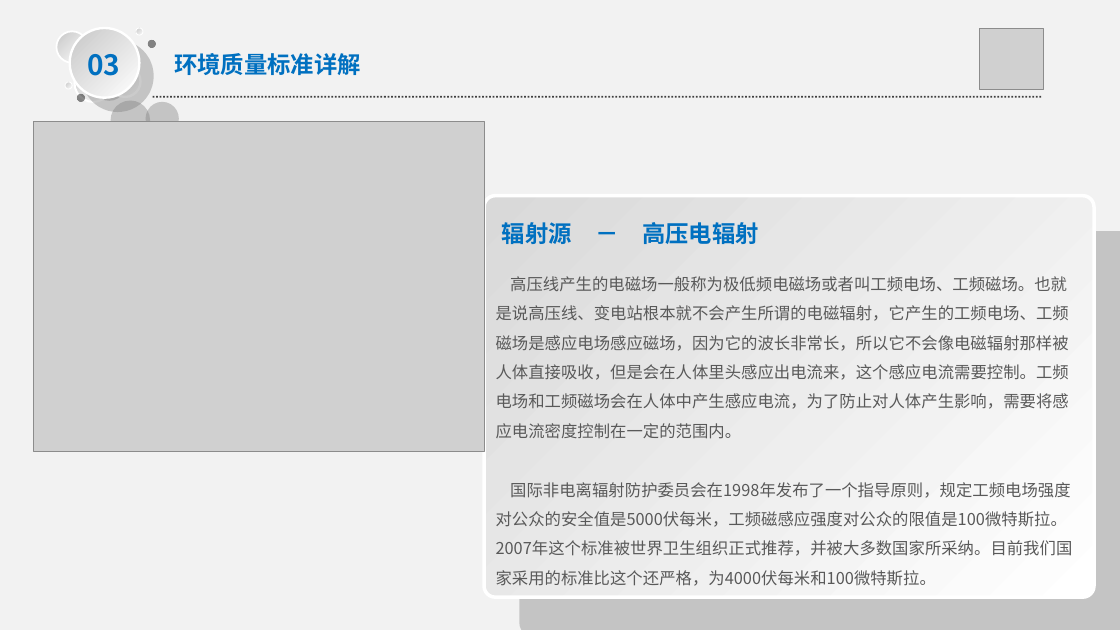
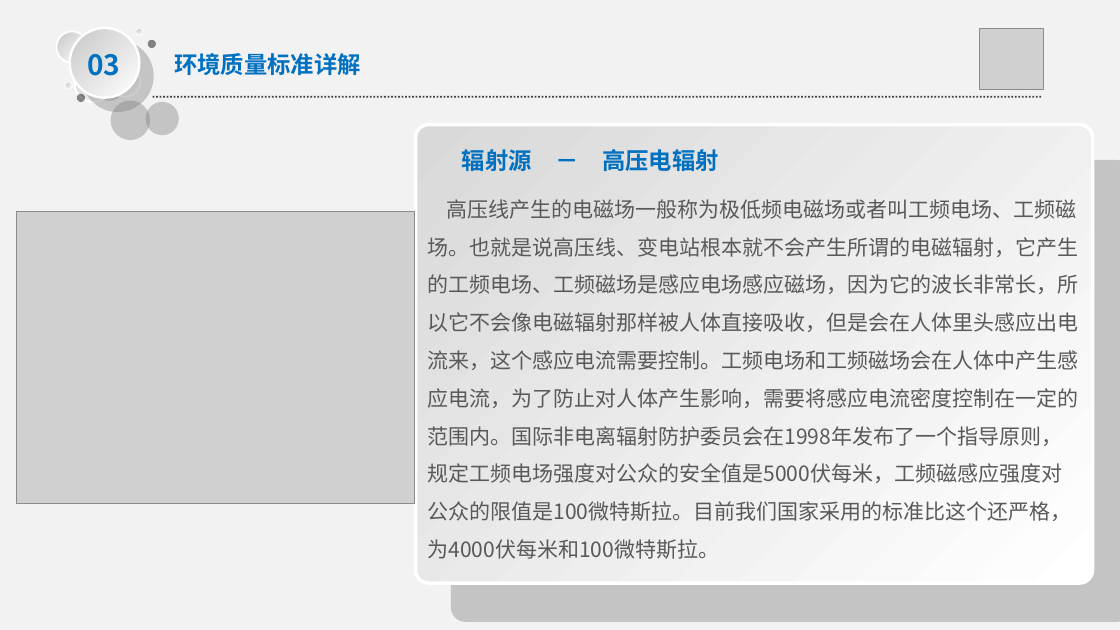
Before and after one commit to PowerYangcl/ddhj, a slide deck: slide 18 of src/main/resource/template/report.ppt (slide 17 before the commit). Drawn at 1120x630 pixels with LibreOffice and Linux fonts; fonts in the diff are those of the drawing; grey boxes stand for pictures. Boxes give left, top, right and bottom in pixels: in the first picture for what was removed or moved away, otherwise in the second. Text is boxed around its words. In the diff, an @@ line names an element or a change of style, - is before the commit and + after.

```diff
--- a/src/main/resource/template/report.ppt
+++ b/src/main/resource/template/report.ppt
@@ rounded rectangle "高压线产生的电磁场一般称为极低频电磁场或者叫工频电场、工频磁场。也就是说高压线、变电站根本就不会产生所谓的电磁辐射，它产 ...": place and size @@
-rounded rectangle "高压线产生的电磁场一般称为极低频电磁场或者叫工频电场、工频磁场。也就是说高压线、变电站根本就不会产生所谓的电磁辐射，它产 ..." at [484, 196, 1093, 597]
+rounded rectangle "高压线产生的电磁场一般称为极低频电磁场或者叫工频电场、工频磁场。也就是说高压线、变电站根本就不会产生所谓的电磁辐射，它产 ..." at [416, 124, 1092, 583]
@@ text "辐射源 － 高压电辐射": place and size @@
-text "辐射源 － 高压电辐射" at [502, 222, 759, 244]
+text "辐射源 － 高压电辐射" at [462, 149, 719, 171]
@@ picture: place and size @@
-picture at [33, 121, 484, 451]
+picture at [16, 212, 414, 504]
@@ text in rounded rectangle at [428, 237, 1116, 559]: text changed; size 14 to 18 pt @@
-高压线产生的电磁场一般称为极低频电磁场或者叫工频电场、工频磁场。也就是说高压线、变电站根本就不会产生所谓的电磁辐射，它产生的工频电场、工频磁场是感应电场感应磁场，因为它的波长非常长，所以它不会像电磁辐射那样被人体直接吸收，但是会在人体里头感应出电流来，这个感应电流需要控制。工频电场和工频磁场会在人体中产生感应电流，为了防止对人体产生影响，需要将感应电流密度控制在一定的范围内。
-国际非电离辐射防护委员会在1998年发布了一个指导原则，规定工频电场强度对公众的安全值是5000伏每米，工频磁感应强度对公众的限值是100微特斯拉。2007年这个标准被世界卫生组织正式推荐，并被大多数国家所采纳。目前我们国家采用的标准比这个还严格，为4000伏每米和100微特斯拉。
+高压线产生的电磁场一般称为极低频电磁场或者叫工频电场、工频磁场。也就是说高压线、变电站根本就不会产生所谓的电磁辐射，它产生的工频电场、工频磁场是感应电场感应磁场，因为它的波长非常长，所以它不会像电磁辐射那样被人体直接吸收，但是会在人体里头感应出电流来，这个感应电流需要控制。工频电场和工频磁场会在人体中产生感应电流，为了防止对人体产生影响，需要将感应电流密度控制在一定的范围内。国际非电离辐射防护委员会在1998年发布了一个指导原则，规定工频电场强度对公众的安全值是5000伏每米，工频磁感应强度对公众的限值是100微特斯拉。目前我们国家采用的标准比这个还严格，为4000伏每米和100微特斯拉。
```
Also in this commit, not shown: 11 other slides changed, 2 slides added, 1 slide removed, 2 other files.
